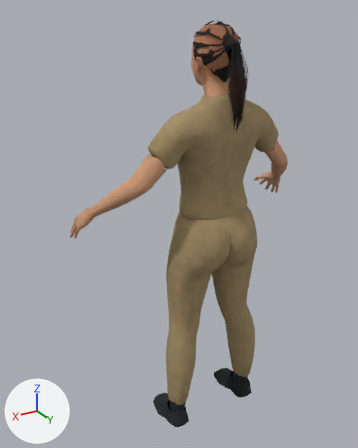
The glTF model assets/people/lite/security-lite.glb as it was, and as the next commit left it.
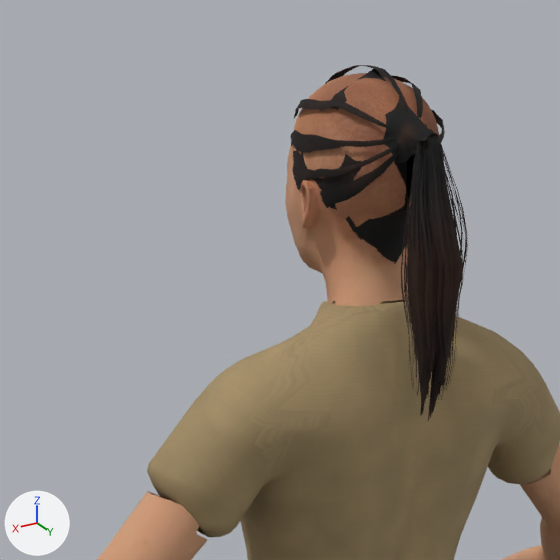
There are two pictures of each version: one whole from a 50 mm lens placed at (1.018, 1.404, 1.658), pointed at (0.072, -0.172, 0.87), one close up on the part from 28% to 77% of the width and 0% to 39% of the height. Arrows for +X, +Y and +Z are at lower left; the lights stay in place. The older version's two pictures come first. Vertices at exactly the same position are counted once.

Names of what the first close-up shows: 'security'.
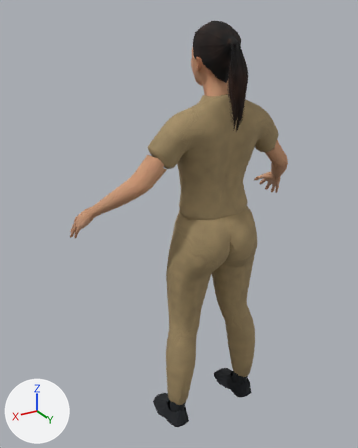
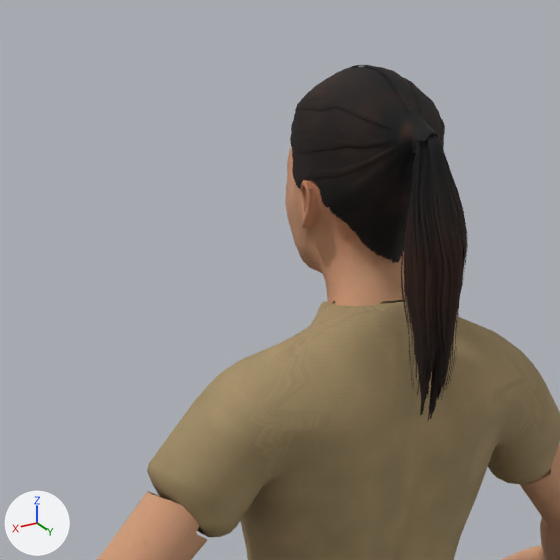
Changed parts and their boxes (x1, y1, x2, y2) in the close-ups (560 x 560 px):
part 1 of me_security, built on: before (291, 65, 468, 416); after (290, 65, 468, 416)
part 2 of me_security, surface changed: before (294, 97, 437, 274); after (296, 97, 425, 171)

What changed in the scene script:
```text
Change me_security:
    used by ob_security; location = (0.0, 0.0, 0.0)
    remove me_security.from_pydata(...)  # 7136 vertices, 11298 faces; spans x -0.5..0.5, y -0.31..0.11, z 0.0..1.63
    add me_security.from_pydata(...)  # 8113 vertices, 13252 faces; spans x -0.5..0.5, y -0.31..0.11, z 0.0..1.63
    me_security part 1: 249 vertices moved within x -0.07..0.07, y -0.13..0.11, z 1.29..1.63; 977 vertices added at x -0.08..0.07, y -0.13..0.11, z 1.27..1.63
    me_security part 2: 19 kept faces spanning x -0.02..0.07, y -0.09..0.1, z 1.44..1.6 get new texture (UV) coordinates
```
